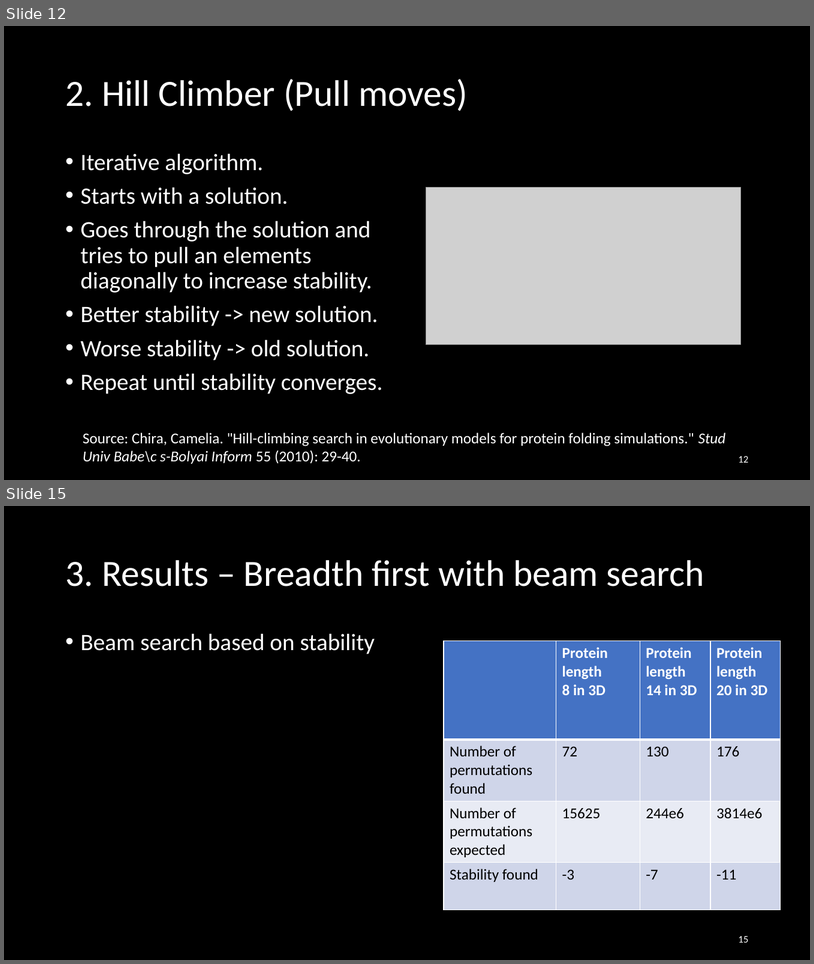
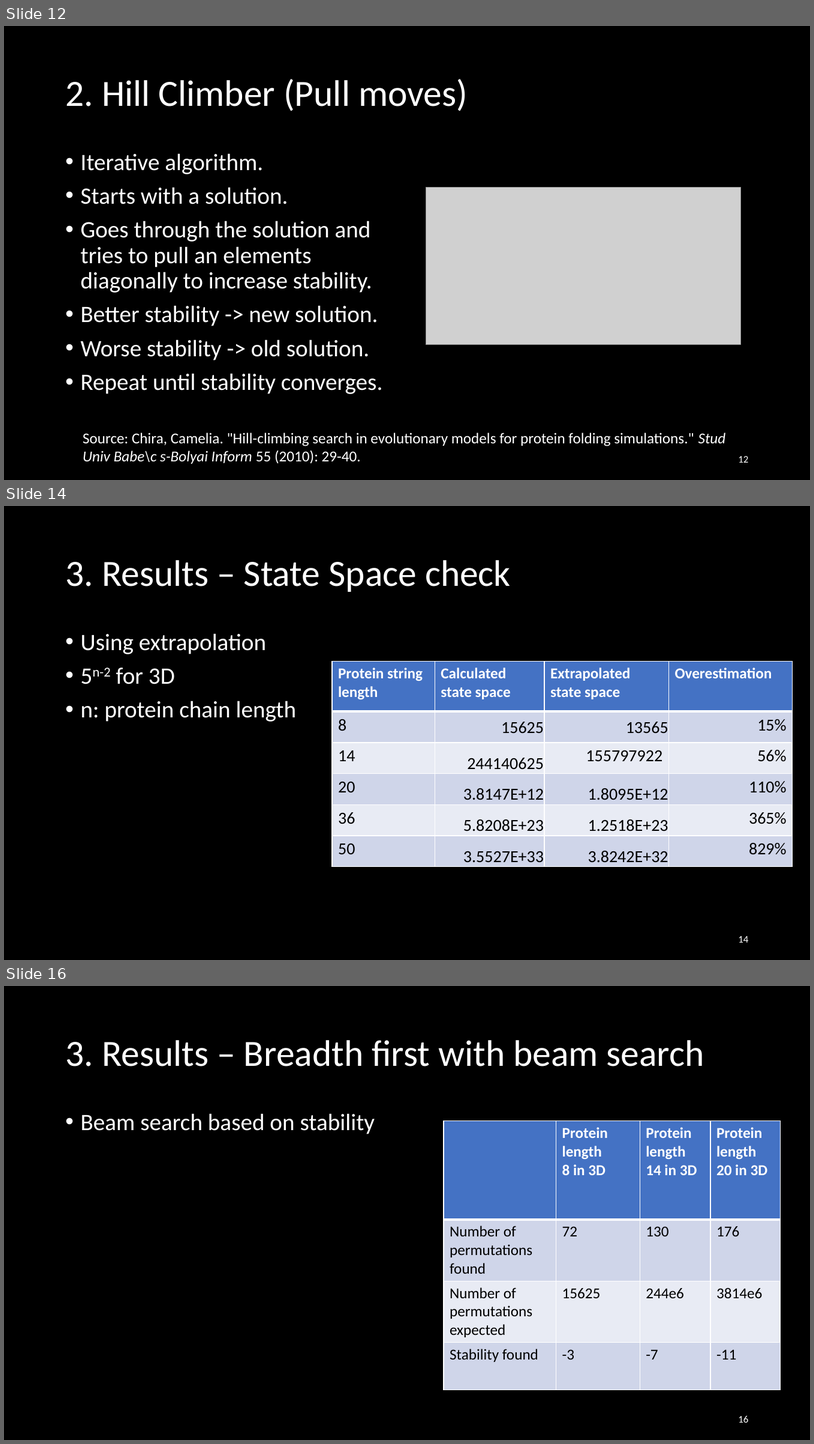
Before and after one commit to Loek21/Protein-Pow-d-er, a slide deck: Docs/Powerpoints/PPP, Week 2, Meeting 1.pptx. Shown one above the other, each under a label of ours: slides 12 and 15 before the commit, slides 12, 14 and 16 after it; the slides between them are not shown. The pictures are 814x964 and 814x1444 pixels, drawn with LibreOffice and Linux fonts; fonts in the diff are those of the drawing; grey boxes stand for pictures. Boxes give left, top, right and bottom in pixels: in the first picture for what was removed or moved away, otherwise in the second. Text is boxed around its words. In the diff, an @@ line names an element or a change of style, - is before the commit and + after.

```diff
--- a/Docs/Powerpoints/PPP, Week 2, Meeting 1.pptx
+++ b/Docs/Powerpoints/PPP, Week 2, Meeting 1.pptx
@@ slide 14 added at [4,506,810,960], background #000000 @@
@@ title added at [65,560,511,592], 44 pt, text #FFFFFF @@
+3. Results – State Space check
@@ text added at [81,633,297,721], 28 pt, text #FFFFFF @@
+• Using extrapolation
+• 5n-2 for 3D
+• n: protein chain length
@@ table added at [332,661,794,867], 6 rows, 4 columns @@
+Protein string length | Calculated state space | Extrapolated state space | Overestimation
+8 | 15625 | 13565 | 15%
+14 | 244140625 | 155797922 | 56%
+20 | 3.8147E+12 | 1.8095E+12 | 110%
+36 | 5.8208E+23 | 1.2518E+23 | 365%
+50 | 3.5527E+33 | 3.8242E+32 | 829%
@@ page number added at [738,936,749,942], 12 pt, text #FFFFFF @@
+14
@@ what was slide 15 is now slide 16 @@
@@ page number at [738,1415,749,1422]: text changed @@
-15
+16
```
Also in this commit, not shown: 2 slides changed.
